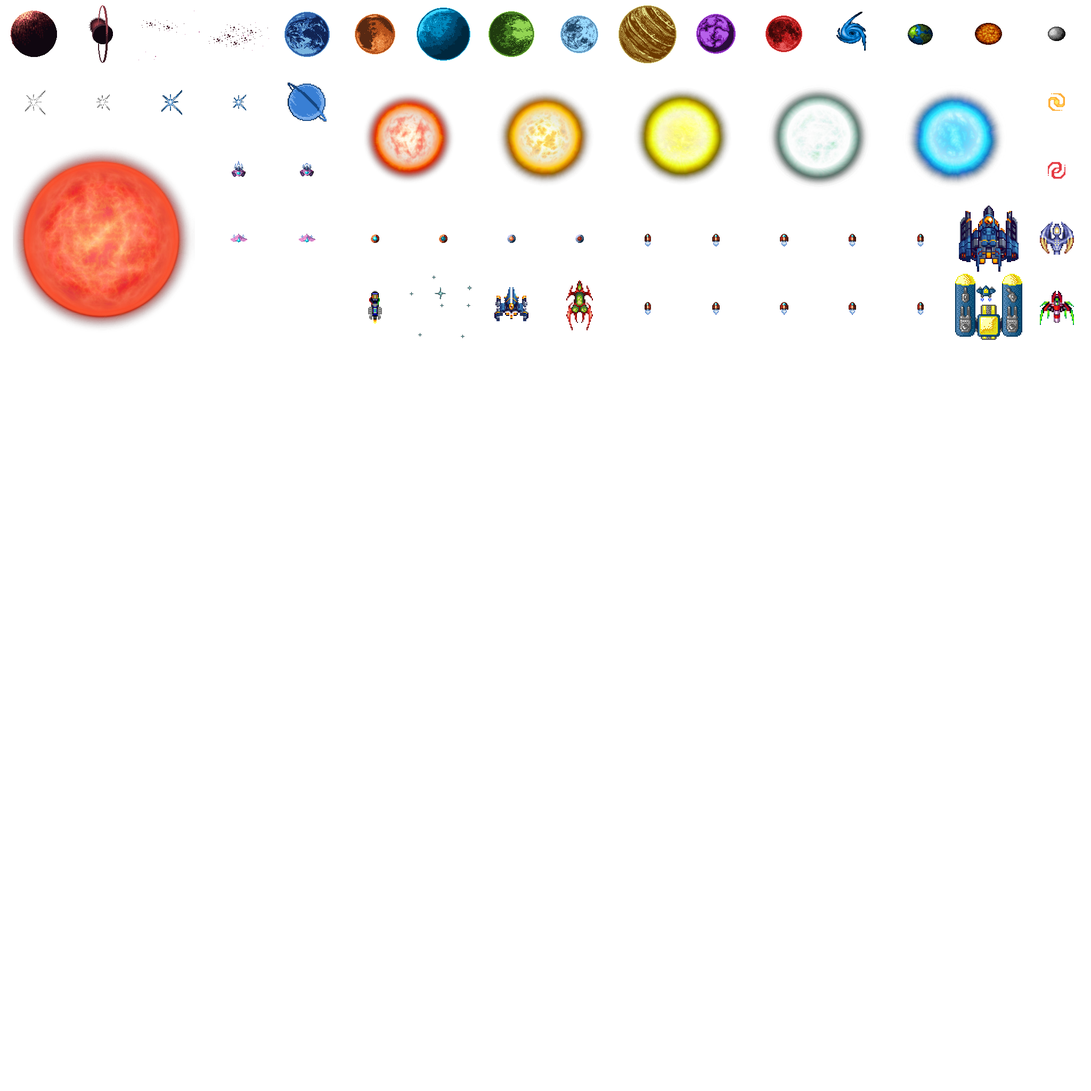
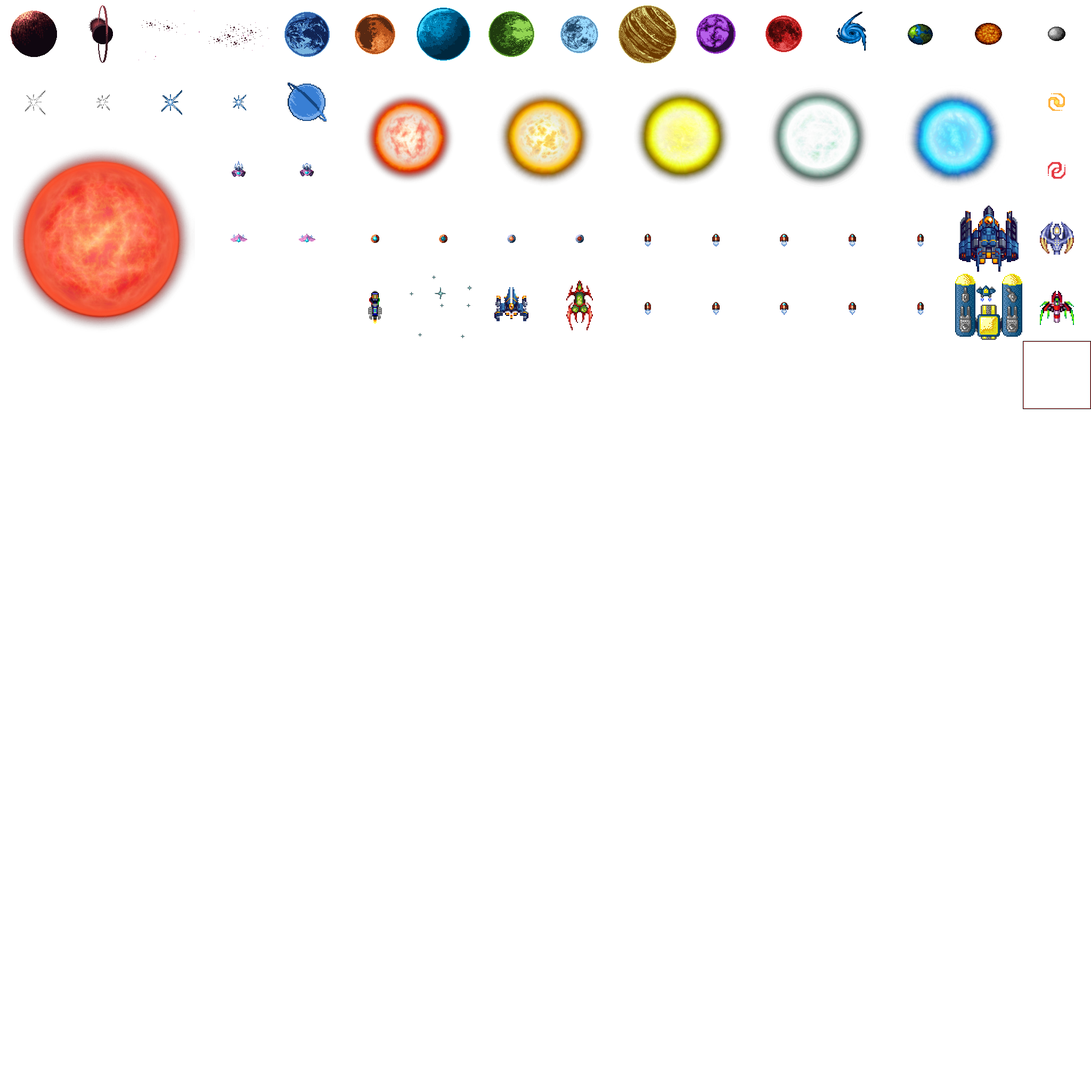
Two versions of the same layered image (1091 x 1091). Layer-by-layer changes:
added layer "Calque 44(collé)" above "Calque 43(collé)" over (x1=1023, y1=341, x2=1091, y2=410)
